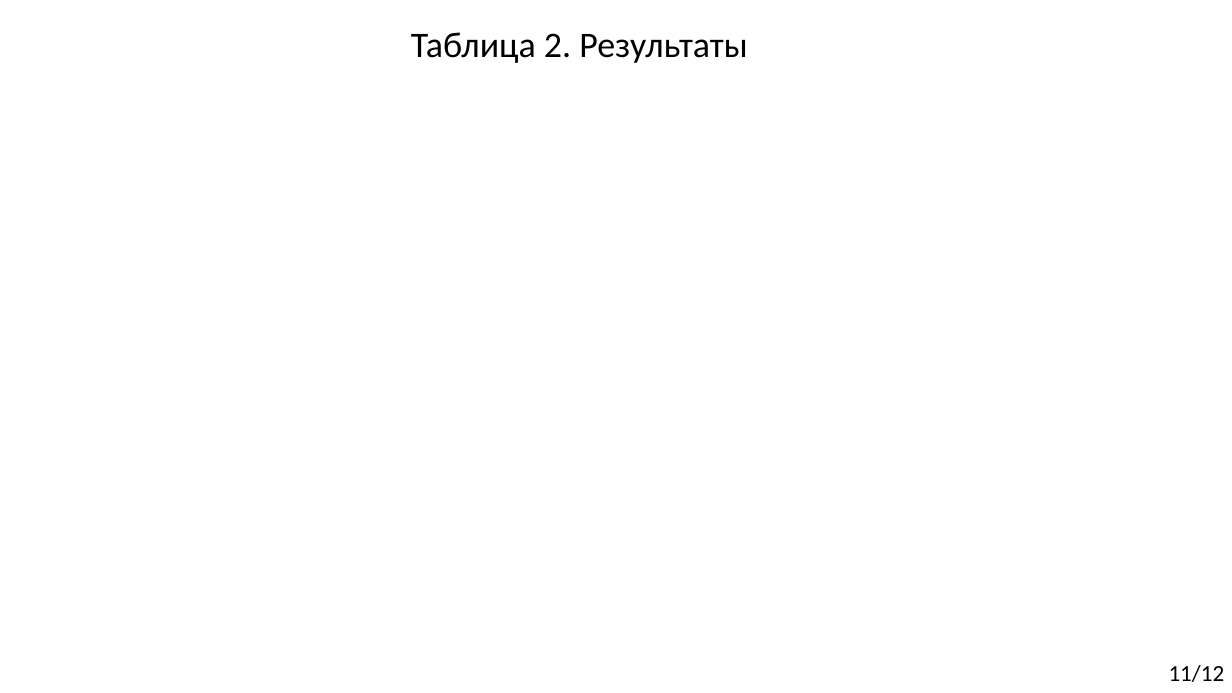
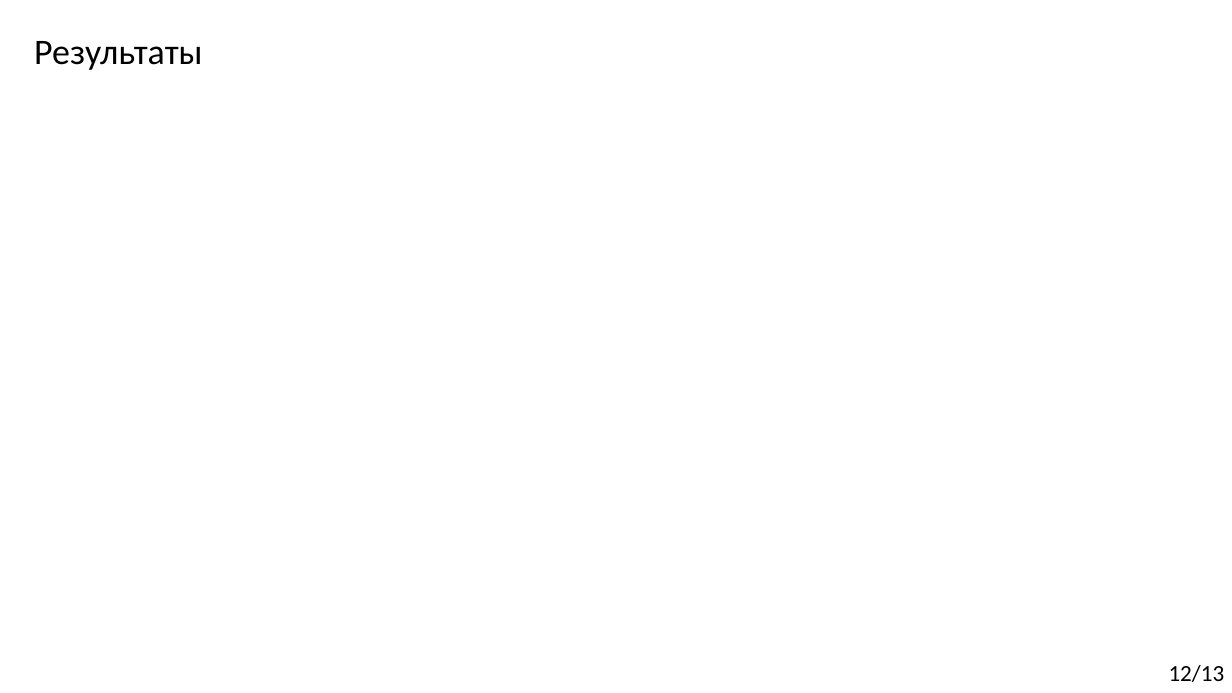
Before and after one commit to Kirmark/bachelor-qualification-work, a slide deck: slide 12 of presentation/presentation.pptx (slide 11 before the commit). Drawn at 1232x693 pixels with LibreOffice and Linux fonts; fonts in the diff are those of the drawing. Boxes give left, top, right and bottom in pixels: in the first picture for what was removed or moved away, otherwise in the second. Text is boxed around its words. In the diff, an @@ line names an element or a change of style, - is before the commit and + after.

```diff
--- a/presentation/presentation.pptx
+++ b/presentation/presentation.pptx
@@ text at [34, 41, 203, 70]: text changed @@
-Таблица 2. Результаты
+Результаты
@@ text at [1169, 665, 1225, 682]: text changed @@
-11/12
+12/13
```
Also in this commit, not shown: 7 other slides changed, 4 slides added, 3 slides removed, 7 other files.
